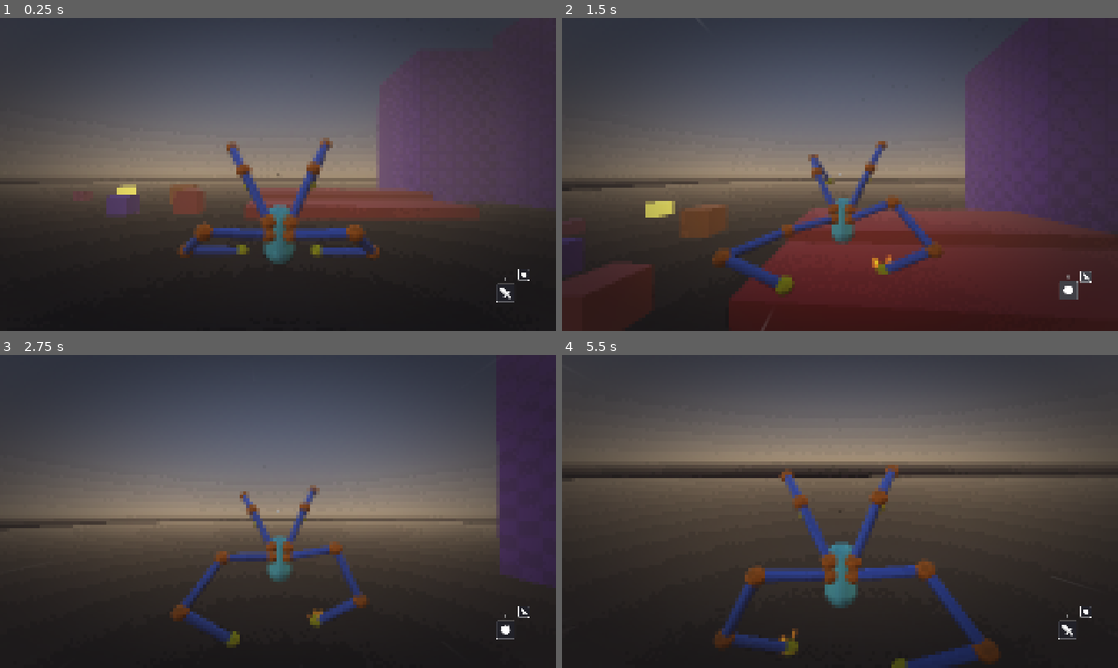
Above: before the commit, frames 1-4 (two rows, left to right).
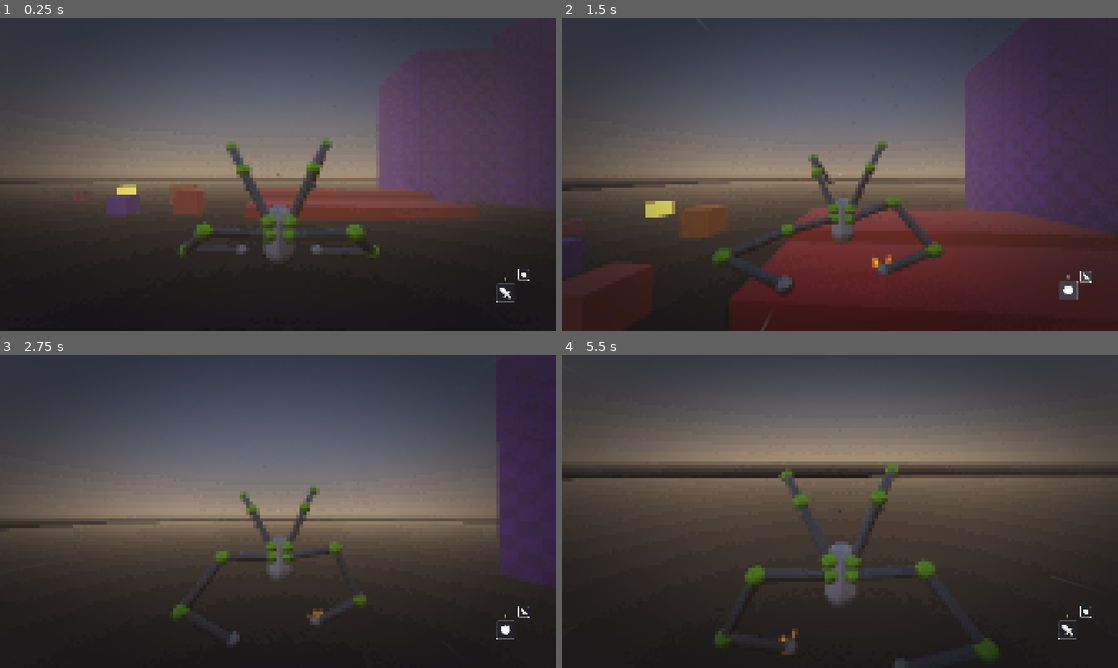
Above: after the commit, the same moments.

Repository: lliamsymonds04/doc-oc
Game: Godot game, scene res://main.tscn
Two runs of this game, one before a commit and one after it. Both use one fixed random seed, a clock stepped at 60 frames per second and the inputs below.
Inputs (mouse positions are in pixels of both pictures, inside the frame that each line leads up to):
- Up to frame 1 (0.25 s): no input
- Up to frame 2 (1.5 s): move the mouse to (867, 174) at 0.52 s; press the mouse at (867, 174) at 0.53 s; hold W (forward) from 0.53 s (still down); tap Space (jump) at 0.77 s; move the mouse to (812, 174) at 1.27 s; release the mouse at (812, 174) at 1.28 s; tap R (mode-switch) at 1.35 s
- Up to frame 3 (2.75 s): keep holding W (forward); tap Space (jump) at 1.52 s; move the mouse to (289, 505) at 2.02 s; hold Right mouse button (right-click) from 2.03 s (still down)
- Up to frame 4 (5.5 s): keep holding W (forward); move the mouse to (834, 517) at 2.77 s; release Right mouse button (right-click) at 2.78 s; tap Shift (sprint) at 2.85 s; tap Space (jump) at 3.02, 3.77, 4.52 s; move the mouse to (878, 514) at 3.52 s; press the mouse at (878, 514) at 3.53 s; move the mouse to (795, 508) at 4.27 s; release the mouse at (795, 508) at 4.28 s; tap R (mode-switch) at 4.35 s; move the mouse to (845, 511) at 5.02 s; hold Right mouse button (right-click) from 5.03 s (still down)

The runs differ from the first frame. In frame 1, 3.1% of the frame differs, in the area x 32-69%, y 38-78%; in frame 2, 3.0%; in frame 3, 2.6%; in frame 4, 5.5%, in the area x 27-79%, y 35-100%.

Commit message:
feat: updated player colours to be a grey green

Diff:
--- a/systems/inverse_kinematics/basic_arm.gd
+++ b/systems/inverse_kinematics/basic_arm.gd
@@ -30,7 +30,7 @@
 
 @export_category("Trail")
 @export var trail_lifetime: float = 0.2
-@export var trail_color: Color = Color(0.6, 1.0, 1.0, 1.0)
+@export var trail_color: Color = Color(0.81176471, 0.82745098, 0.85098039, 1.0)
 
 var target: Vector3 = Vector3.ZERO
 var target_world: Vector3 = Vector3.ZERO
@@ -269,15 +269,19 @@
 
 func _build_visualizer() -> void:
 	var limb_mat := StandardMaterial3D.new()
-	limb_mat.albedo_color = Color(0.3, 0.52, 1.0)
+	limb_mat.albedo_color = Color(0.47843137, 0.50588235, 0.54901961)
+	limb_mat.metallic = 0.5
 	limb_mat.roughness = 0.45
 
 	var joint_mat := StandardMaterial3D.new()
-	joint_mat.albedo_color = Color(1.0, 0.55, 0.12)
-	joint_mat.roughness = 0.45
+	joint_mat.albedo_color = Color(0.65882355, 1.0, 0.24313726)
+	joint_mat.metallic = 0.6
+	joint_mat.roughness = 0.3
 
 	var end_effector_mat := StandardMaterial3D.new()
-	end_effector_mat.albedo_color = Color(1.0, 1.0, 0.1)
+	end_effector_mat.albedo_color = Color(0.81176471, 0.82745098, 0.85098039)
+	end_effector_mat.metallic = 0.95
+	end_effector_mat.roughness = 0.28
 
 	var cylinder := CylinderMesh.new()
 	cylinder.top_radius = limb_radius
@@ -298,10 +302,7 @@
 	for i in range(num_limbs + 1):
 		var joint := MeshInstance3D.new()
 		joint.mesh = sphere
-		if i == num_limbs:
-			joint.material_override = end_effector_mat
-		else:
-			joint.material_override = joint_mat
+		joint.material_override = end_effector_mat if i == num_limbs else joint_mat
 		add_child(joint)
 		joint_meshes.append(joint)
 
--- a/systems/player/player.tscn
+++ b/systems/player/player.tscn
@@ -37,7 +37,9 @@
 [sub_resource type="CapsuleShape3D" id="CapsuleShape3D_m2c1y"]
 
 [sub_resource type="StandardMaterial3D" id="StandardMaterial3D_ktl23"]
-albedo_color = Color(0.47058824, 1, 1, 1)
+albedo_color = Color(0.82352941, 0.83921569, 0.86666667, 1)
+metallic = 0.35
+roughness = 0.5
 
 [sub_resource type="CapsuleMesh" id="CapsuleMesh_m2c1y"]
 
